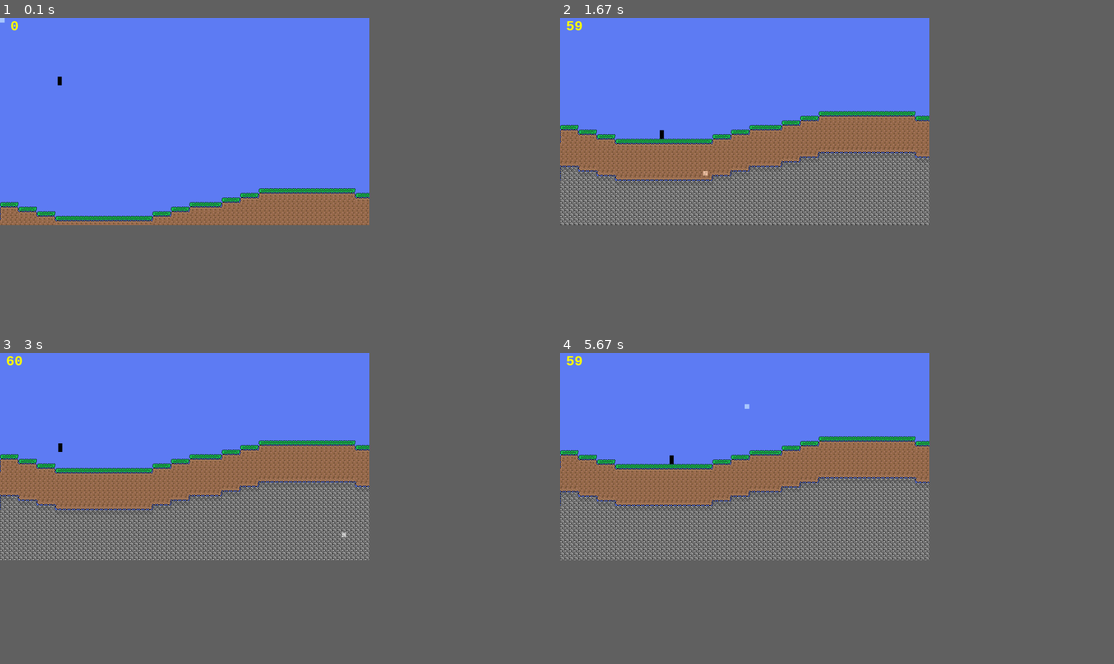
Above: before the commit, frames 1-4 (two rows, left to right).
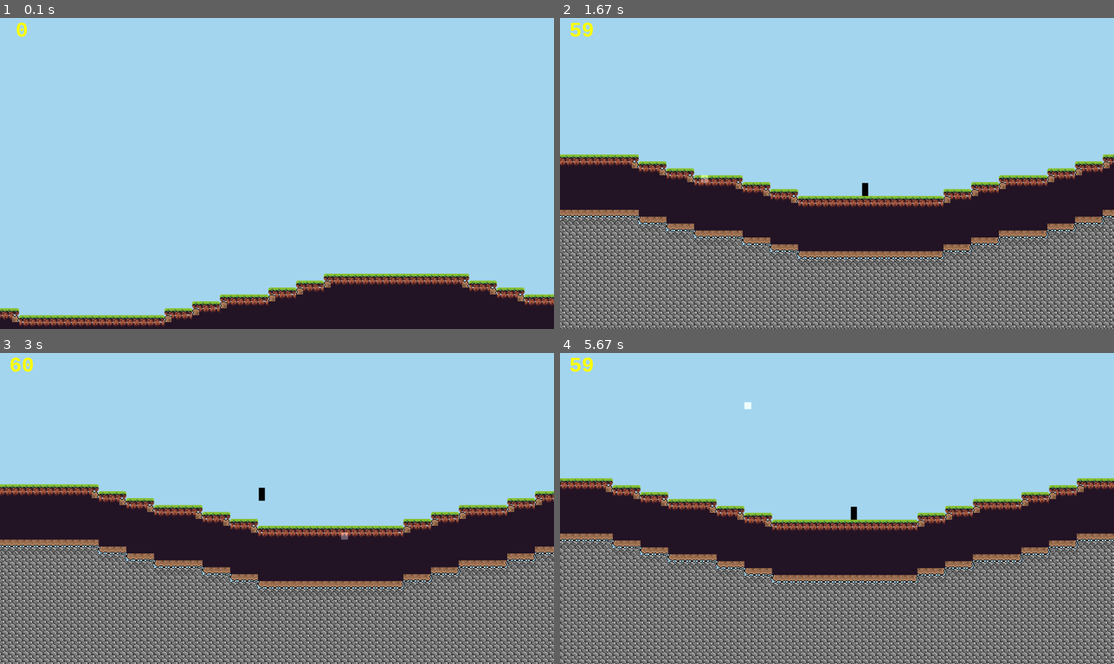
Above: after the commit, the same moments.

Repository: Nicholas-Merillat/tilemap-pygame
Game: pygame game, started from main.py
Same seed, same stepped clock (60 frames per second), same inputs: the game is played once before the commit and once after it.
Inputs (mouse positions are in pixels of both pictures, inside the frame that each line leads up to):
- Up to frame 1 (0.1 s): no input
- Up to frame 2 (1.67 s): hold D 0.33-0.8 s; move the mouse to (814, 189) at 0.37 s; hold W 0.83-1.13 s; move the mouse to (1014, 164) at 0.87 s; hold D 1.17-1.63 s; move the mouse to (704, 176) at 1.2 s
- Up to frame 3 (3 s): hold A 1.67-2.2 s; move the mouse to (105, 461) at 1.7 s; hold A 2.23-2.63 s; move the mouse to (360, 399) at 2.27 s; hold W from 2.67 s (still down); move the mouse to (343, 536) at 2.7 s
- Up to frame 4 (5.67 s): release W at 3.03 s; hold D 3.07-3.7 s; move the mouse to (848, 402) at 3.1 s; hold A 3.73-4.2 s; move the mouse to (637, 499) at 3.77 s; hold D 4.23-4.7 s; move the mouse to (842, 542) at 4.27 s; hold W 4.73-5.03 s; move the mouse to (820, 455) at 4.77 s; hold D 5.07-5.53 s; move the mouse to (981, 558) at 5.1 s; hold A from 5.57 s (still down); move the mouse to (748, 405) at 5.6 s
In our replay, the window is 600x337 before the commit and 900x506 after it. These sizes can differ from the game's own. Grey fills any space a smaller window leaves; there, only what the larger window draws over its background counts as a difference.

The runs differ from the first frame. In frame 1, 56% of the frame differs, in the area x 0-100%, y 0-100%; in frame 2, 83%; in frame 3, 83%; in frame 4, 84%.

Commit message:
progress

Diff:
--- a/main.py
+++ b/main.py
@@ -22,15 +22,15 @@
         self.tilemap = TileMap(self.camera)
         self.tilemap.generate_world()
 
-        self.player = Player(100, 100, 7, 15, self.tilemap)
+        self.player = Player((TILEMAP_SIZE[0] * TILE_SIZE) / 2, 150, 7, 15, self.tilemap)
 
     def render(self):
         # Draw any pixel art on viewport to keep pixels
         self.viewport = pygame.Surface((VIEWPORT_RESOLUTION[0] - self.camera.zoom, VIEWPORT_RESOLUTION[1] - self.camera.zoom / ASPECT_SCALE_FACTOR))
-        self.viewport.fill((95,125,245))
+        self.viewport.fill((165,215,240))
 
         # Blit only the whats visible to the camera from the tilemap to viewport
-        self.viewport.blit(self.tilemap.texture_surface, (0,0), (math.ceil(0 + self.camera.x), math.ceil(0 + self.camera.y), math.ceil(VIEWPORT_RESOLUTION[0] + self.camera.x), math.ceil(VIEWPORT_RESOLUTION[1] + self.camera.y)))
+        self.viewport.blit(self.tilemap.texture_surface, (0,0))
 
         #if self.tilemap.grid[int(self.mouse_position_tile.x)][int(self.mouse_position_tile.y)] != 0:
         self.viewport.blit(self.tilemap.cursor, (self.mouse_position_tile.x * TILE_SIZE - self.camera.x, self.mouse_position_tile.y * TILE_SIZE - self.camera.y), special_flags=pygame.BLEND_ADD)
@@ -73,7 +73,7 @@
             self.tilemap.update()
 
             self.render()
-            pygame.display.update()
+            pygame.display.flip()
 
 if __name__ == '__main__':
     main = Main()
--- a/settings.py
+++ b/settings.py
@@ -1,7 +1,7 @@
 import pygame, math, numpy, sys
 
 # User settings
-SCREEN_RESOLUTION = (1280, 720)
+SCREEN_RESOLUTION = (1920, 1080)
 MAX_FPS = 0 # If 0, framerate is uncapped
 
 # ENGINE SETTINGS BELOW DO NOT EDIT!
--- a/tilemap.py
+++ b/tilemap.py
@@ -6,9 +6,13 @@
         self.cursor.fill((75,75,75))
         self.camera = camera
 
-        self.grid = numpy.full((TILEMAP_SIZE[0], TILEMAP_SIZE[1]), numpy.uint16(0))
-        self.bitmask_grid = numpy.full((TILEMAP_SIZE[0], TILEMAP_SIZE[1]), numpy.uint8(0))
-        self.bitmask_dict = {0:(0,0), 1:(0,8), 2:(0,16), 3:(0,24), 4:(8,0), 5:(8,8), 6:(8,16), 7:(8,24), 8:(16,0), 9:(16,8), 10:(16,16), 11:(16,24), 12:(24,0), 13:(24,8), 14:(24,16), 15:(24,24)}
+        self.grid = numpy.full((TILEMAP_SIZE[0], TILEMAP_SIZE[1]), numpy.uint64(0))
+        self.bitmask_grid = numpy.full((TILEMAP_SIZE[0], TILEMAP_SIZE[1]), numpy.uint64(0))
+
+        # Kinda poopy
+        self.bitmask_offsets = [(0, -1, 0), (-1, 0, 1), (1, 0, 2), (0, 1, 3)]
+        self.bitmask_dict = {0:(0,0), 1:(0,8), 2:(0,16), 3:(0,24), 4:(8,0), 5:(8,8), 6:(8,16), 7:(8,24), 8:(16,0), 9:(16,8), 10:(16,16), 11:(16,24), 12:(24,0), 13:(24,8), 14:(24,16), 15:(24,24), 16:(24,24)}
+        self.tile_friends = [(0), (1,2), (2), (3)]
 
         with open('content/blocks.txt', 'r') as file:
             file_content = file.read()
@@ -28,7 +32,6 @@
     # Set tile ID at tile position
     def set_tile(self, tile_x, tile_y, tile_id):
         self.grid[tile_x][tile_y] = tile_id
-        self.texture()
 
     # Get tile ID at tile position
     def get_tile(self, tile_x, tile_y):
@@ -60,53 +63,30 @@
             self.grid[x][y] = 1
             self.grid[x][range(y + 1, y + 9)] = 2
             self.grid[x][range(y + 9, TILEMAP_SIZE[1])] = 3
-        self.texture()
 
-    def bitmask(self):
-        for x in range(len(self.grid)):
-            for y in range(len(self.grid[x])):
-                tile_id = self.grid[x][y]
-                if tile_id >= 1:
-                    bitmask_counter = numpy.uint8(0)
+    def update(self):
+        # Range used to see which tiles to render on screen based on what the camera can see
+        self.camera_to_tile = self.screen_to_tile(self.camera.x % TILE_SIZE, self.camera.y % TILE_SIZE)
+        self.visible_tiles_x = math.ceil((VIEWPORT_RESOLUTION[0] - self.camera.zoom) / TILE_SIZE)
+        self.visible_tiles_y = math.ceil((VIEWPORT_RESOLUTION[1] - (self.camera.zoom / ASPECT_SCALE_FACTOR)) / TILE_SIZE)
+        self.visible_x = range(max(0, int(self.camera_to_tile.x) - 1), min(int(self.camera_to_tile.x + self.visible_tiles_x) + 1, TILEMAP_SIZE[0]))
+        self.visible_y = range(max(0, int(self.camera_to_tile.y) - 1), min(int(self.camera_to_tile.y + self.visible_tiles_y) + 1, TILEMAP_SIZE[1]))
 
-                    # In a try catch because edge tiles obv cant index past the edges so I just brute force it, this is why world border tiles autotile weird
-                    try:
-                        if self.grid[x][y-1] == tile_id: # North
-                            bitmask_counter += 2**0
-                        if self.grid[x-1][y] == tile_id: # West
-                            bitmask_counter += 2**1
-                        if self.grid[x+1][y] == tile_id: # East
-                            bitmask_counter += 2**2
-                        if self.grid[x][y+1] == tile_id: # South
-                            bitmask_counter += 2**3
-                    except:
-                        pass
+        self.texture_surface = pygame.surface.Surface(VIEWPORT_RESOLUTION, pygame.SRCALPHA)
 
-                    self.bitmask_grid[x][y] = bitmask_counter
-
-    def texture(self):
-        self.bitmask()
-        self.texture_surface = pygame.surface.Surface((TILEMAP_SIZE[0] * TILE_SIZE, TILEMAP_SIZE[1] * TILE_SIZE), pygame.SRCALPHA)
-
-        for x in range(len(self.grid)):
-            for y in range(len(self.grid[x])):
+        for x in self.visible_x:
+            for y in self.visible_y:
                 tile_id = self.grid[x][y]
                 if tile_id >= 1:
                     tile_image = self.tile_images[tile_id - 1]
+                    bitmask = 0
+                    for dx, dy, bit in self.bitmask_offsets:
+                        nx, ny = x + dx, y + dy
+                        if 0 <= nx < TILEMAP_SIZE[0] and 0 <= ny < TILEMAP_SIZE[1]:
+                            if self.grid[nx][ny] == tile_id:
+                                bitmask |= (1 << bit)
 
-                    block_rect = pygame.Rect(self.bitmask_dict[self.bitmask_grid[x][y]][1], self.bitmask_dict[self.bitmask_grid[x][y]][0], TILE_SIZE, TILE_SIZE)
-                    block_image = tile_image.subsurface(block_rect)
-                    block_image = pygame.transform.scale(block_image, (TILE_SIZE, TILE_SIZE))
-                    self.texture_surface.blit(block_image, pygame.Rect(math.floor(x * TILE_SIZE), math.floor(y * TILE_SIZE), TILE_SIZE, TILE_SIZE))
 
-    def update_texture(self, x, y):
-        pass
-
-    def update(self):
-        pass
-        # Range used to see which tiles to render on screen based on what the camera can see
-        # self.camera_to_tile = self.screen_to_tile(self.camera.x % TILE_SIZE, self.camera.y % TILE_SIZE)
-        # self.visible_tiles_x = math.ceil((VIEWPORT_RESOLUTION[0] - self.camera.zoom) / TILE_SIZE)
-        # self.visible_tiles_y = math.ceil((VIEWPORT_RESOLUTION[1] - (self.camera.zoom / ASPECT_SCALE_FACTOR)) / TILE_SIZE)
-        # self.visible_x = range(max(0, int(self.camera_to_tile.x) - 1), min(int(self.camera_to_tile.x + self.visible_tiles_x) + 1, TILEMAP_SIZE[0]))
-        # self.visible_y = range(max(0, int(self.camera_to_tile.y) - 1), min(int(self.camera_to_tile.y + self.visible_tiles_y) + 1, TILEMAP_SIZE[1]))
+                    block_rect = pygame.Rect(self.bitmask_dict[bitmask][1], self.bitmask_dict[bitmask][0], TILE_SIZE, TILE_SIZE)
+                    block_image = pygame.transform.scale(tile_image.subsurface(block_rect), (TILE_SIZE, TILE_SIZE))
+                    self.texture_surface.blit(block_image, pygame.Rect(math.floor((x * TILE_SIZE) - self.camera.x), math.floor((y * TILE_SIZE)  - self.camera.y), TILE_SIZE, TILE_SIZE))
Binary file changed: content/sprites/dirt.png
Binary file changed: content/sprites/grass.png
